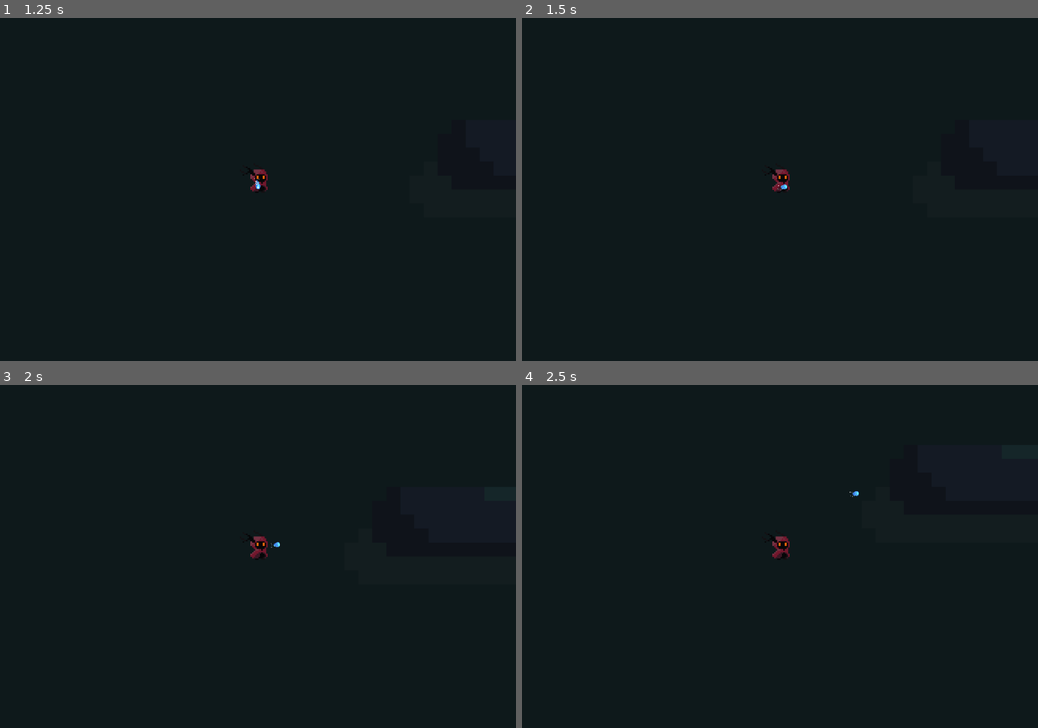
Above: before the commit, frames 1-4 (two rows, left to right).
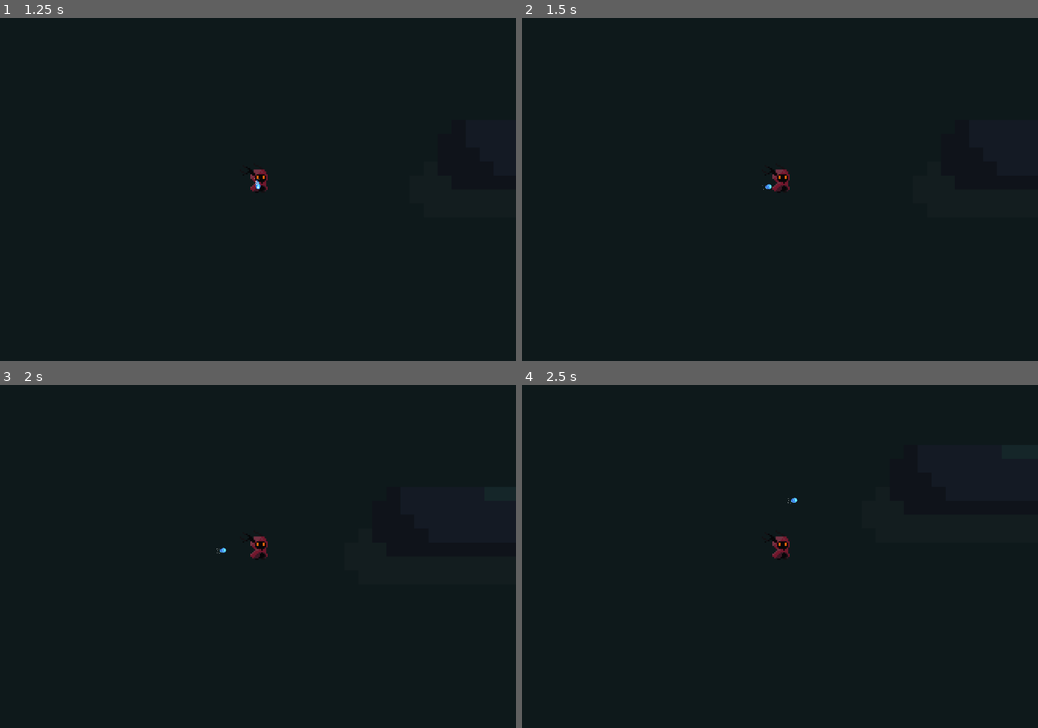
Above: after the commit, the same moments.

Repository: francogarcino/ipv-boss-2024-s2
Game: Godot game, scene res://src/Main.tscn
The game is run twice, just before and just after one commit, with the same random seed, the same clock (stepped at 60 frames per second) and the same inputs.
Inputs (mouse positions are in pixels of both pictures, inside the frame that each line leads up to):
- Up to frame 1 (1.25 s): click "Iniciar" at 0.5 s
- Up to frame 2 (1.5 s): tap Enter at 1.25 s; move the mouse to (893, 172) at 1.27 s; hold Right (move_right) from 1.28 s (still down); click (893, 172) at 1.35 s
- Up to frame 3 (2 s): keep holding Right (move_right)
- Up to frame 4 (2.5 s): tap Space at 2 s; move the mouse to (676, 573) at 2.02 s; release Right (move_right) at 2.03 s; hold Down (move_down) from 2.03 s (still down); click (676, 573) at 2.1 s

Frame 1 is identical in both runs. In frame 2, less than 0.1% of the frame differs, in the area x 46-52%, y 48-51%; in frame 3, less than 0.1%, in the area x 42-55%, y 45-50%; in frame 4, less than 0.1%.

Commit message:
Fix en angel al atacar

Diff:
--- a/src/entities/player/AngelAttack.tscn
+++ b/src/entities/player/AngelAttack.tscn
@@ -3,10 +3,11 @@
 [ext_resource type="Script" path="res://src/entities/player/angel_attack.gd" id="1_vyqk3"]
 [ext_resource type="Texture2D" uid="uid://c7cm7hl41syir" path="res://assets/textures/player/angel_projectile.png" id="2_162k4"]
 
-[sub_resource type="CircleShape2D" id="CircleShape2D_eepiv"]
-radius = 6.0
+[sub_resource type="CapsuleShape2D" id="CapsuleShape2D_jgjiq"]
+radius = 5.0
+height = 12.0
 
-[node name="AngelProjectile" type="Node2D"]
+[node name="AngelProjectile" type="CharacterBody2D"]
 script = ExtResource("1_vyqk3")
 
 [node name="AttackTimer" type="Timer" parent="."]
@@ -17,12 +18,31 @@
 [node name="Hitbox" type="Area2D" parent="."]
 
 [node name="BodyCollider" type="CollisionShape2D" parent="Hitbox"]
-position = Vector2(3, 0)
-shape = SubResource("CircleShape2D_eepiv")
+position = Vector2(0, -4)
+rotation = 1.5708
+shape = SubResource("CapsuleShape2D_jgjiq")
 
 [node name="Body" type="Sprite2D" parent="."]
+position = Vector2(-3, -4)
 scale = Vector2(0.3, 0.3)
 texture = ExtResource("2_162k4")
 
+[node name="Raycasts" type="Node2D" parent="."]
+
+[node name="RayCast2D" type="RayCast2D" parent="Raycasts"]
+position = Vector2(5.5, -1)
+rotation = -1.5708
+target_position = Vector2(0, 1)
+
+[node name="RayCast2D2" type="RayCast2D" parent="Raycasts"]
+position = Vector2(5.5, -4)
+rotation = 4.71239
+target_position = Vector2(0, 1)
+
+[node name="RayCast2D3" type="RayCast2D" parent="Raycasts"]
+position = Vector2(5.5, -7)
+rotation = 4.71239
+target_position = Vector2(0, 1)
+
 [connection signal="timeout" from="AttackTimer" to="." method="_on_attack_timer_timeout"]
 [connection signal="body_entered" from="Hitbox" to="." method="_on_hitbox_body_entered"]
--- a/src/entities/player/angel_attack.gd
+++ b/src/entities/player/angel_attack.gd
@@ -1,4 +1,4 @@
-extends Node2D
+extends CharacterBody2D
 
 @onready var attack_timer: Timer = $AttackTimer
 @onready var animation_player: AnimationPlayer = $AnimationPlayer
@@ -16,7 +16,8 @@
 	attack_timer.start()
 
 func _physics_process(delta: float) -> void:
-	position += direction * speed * delta
+	velocity += direction * speed * delta
+	move_and_slide()
 
 func _on_attack_timer_timeout() -> void:
 	queue_free()
